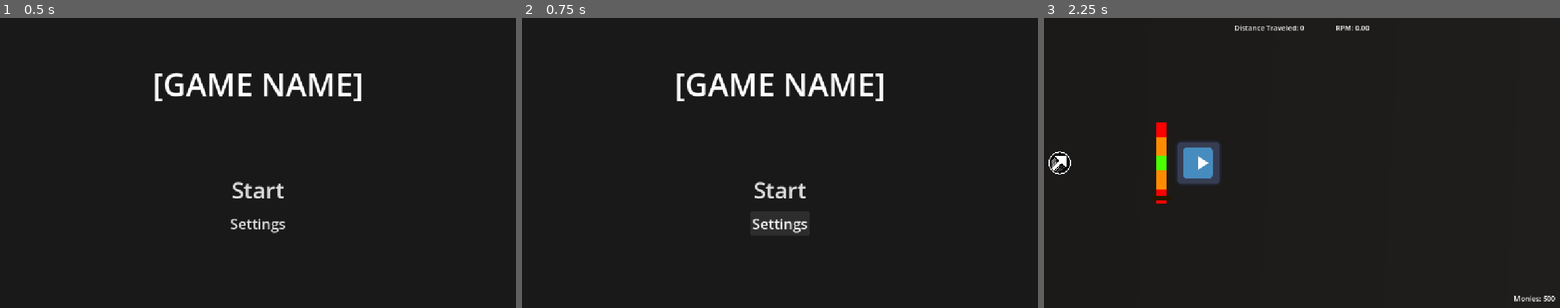
Above: before the commit, frames 1-3 (left to right).
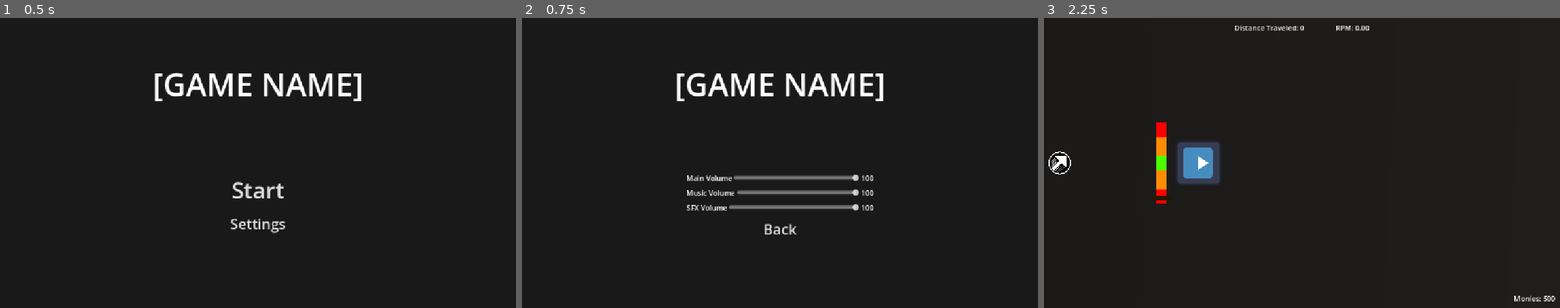
Above: after the commit, the same moments.

Repository: ryder-james/AVerySeriousGameJam
Game: Godot game, scene res://ui/main_menu.tscn
Same seed, same stepped clock (60 frames per second), same inputs: the game is played once before the commit and once after it. The engine's default icon, where the game draws it, is replaced by a stand-in: a white triangle on a blue panel in a dark square. Sound files missing from this copy of the repository are replaced by a short silence.
Inputs:
- Up to frame 1 (0.5 s): no input
- Up to frame 2 (0.75 s): click "Settings" at 0.5 s
- Up to frame 3 (2.25 s): click "Settings" (after the commit: "Back") at 1.25 s; click "Start" at 2 s

Frame 1 is identical in both runs. In frame 2, 2.0% of the frame differs, in the area x 31-69%, y 54-75%; in frame 3, nothing differs.

Commit message:
feat: Add volume sliders

Diff:
--- a/audio/main_bus.tres
+++ b/audio/main_bus.tres
@@ -5,7 +5,7 @@
 bus/1/solo = false
 bus/1/mute = false
 bus/1/bypass_fx = false
-bus/1/volume_db = -12.984423
+bus/1/volume_db = -6.0362597
 bus/1/send = &"Master"
 bus/2/name = &"Sound FX"
 bus/2/solo = false
--- a/project.godot
+++ b/project.godot
@@ -14,6 +14,10 @@
 run/main_scene="uid://djx0audro2pmg"
 config/features=PackedStringArray("4.7", "GL Compatibility")
 config/icon="res://icon.svg"
+
+[audio]
+
+buses/default_bus_layout="uid://dnydpbyx7janj"
 
 [autoload]
 
--- a/ui/main_menu.gd
+++ b/ui/main_menu.gd
@@ -2,12 +2,13 @@
 
 func _ready():
 	%Start.pressed.connect(_start)
-	%Settings.pressed.connect(_show_settings)
+	%Settings.pressed.connect(_show_settings.bind(true))
+	%Back.pressed.connect(_show_settings.bind(false))
 
 func _start() -> void:
 	Game.goto_game()
 
 
-func _show_settings():
-	#TODO: Make settings sub menu visible, hide other buttons, add settings
-	return
+func _show_settings(show: bool):
+	%MainButtons.visible = not show
+	%SettingsContainer.visible = show
--- a/ui/main_menu.tscn
+++ b/ui/main_menu.tscn
@@ -1,6 +1,7 @@
 [gd_scene format=3 uid="uid://djx0audro2pmg"]
 
 [ext_resource type="Script" uid="uid://cp3tostk70tky" path="res://ui/main_menu.gd" id="1_t7e0r"]
+[ext_resource type="PackedScene" uid="uid://cwy1lpyhcr7u6" path="res://ui/volume_slider.tscn" id="2_0dkrt"]
 
 [node name="MainMenu" type="Node2D" unique_id=394547681]
 script = ExtResource("1_t7e0r")
@@ -28,19 +29,49 @@
 theme_override_font_sizes/font_size = 70
 text = "[GAME NAME]"
 
-[node name="VBoxContainer" type="VBoxContainer" parent="CanvasLayer/MarginContainer/VBoxContainer" unique_id=397214826]
+[node name="MainButtons" type="VBoxContainer" parent="CanvasLayer/MarginContainer/VBoxContainer" unique_id=397214826]
+unique_name_in_owner = true
 layout_mode = 2
 size_flags_horizontal = 4
 theme_override_constants/separation = 10
 
-[node name="Start" type="Button" parent="CanvasLayer/MarginContainer/VBoxContainer/VBoxContainer" unique_id=560747583]
+[node name="Start" type="Button" parent="CanvasLayer/MarginContainer/VBoxContainer/MainButtons" unique_id=560747583]
 unique_name_in_owner = true
 layout_mode = 2
 theme_override_font_sizes/font_size = 50
 text = "Start"
 
-[node name="Settings" type="Button" parent="CanvasLayer/MarginContainer/VBoxContainer/VBoxContainer" unique_id=2000951847]
+[node name="Settings" type="Button" parent="CanvasLayer/MarginContainer/VBoxContainer/MainButtons" unique_id=2000951847]
 unique_name_in_owner = true
 layout_mode = 2
 theme_override_font_sizes/font_size = 32
 text = "Settings"
+
+[node name="SettingsContainer" type="VBoxContainer" parent="CanvasLayer/MarginContainer/VBoxContainer" unique_id=1800669200]
+unique_name_in_owner = true
+visible = false
+layout_mode = 2
+size_flags_horizontal = 4
+theme_override_constants/separation = 10
+
+[node name="MainVolumeSlider" parent="CanvasLayer/MarginContainer/VBoxContainer/SettingsContainer" unique_id=654478040 instance=ExtResource("2_0dkrt")]
+layout_mode = 2
+slider_name = "Main Volume"
+bus = &"Master"
+
+[node name="MusicVolume" parent="CanvasLayer/MarginContainer/VBoxContainer/SettingsContainer" unique_id=313363760 instance=ExtResource("2_0dkrt")]
+layout_mode = 2
+slider_name = "Music Volume"
+bus = &"Music"
+base_db_offset = -6.0
+
+[node name="SFXVolume" parent="CanvasLayer/MarginContainer/VBoxContainer/SettingsContainer" unique_id=843530657 instance=ExtResource("2_0dkrt")]
+layout_mode = 2
+slider_name = "SFX Volume"
+bus = &"Sound FX"
+
+[node name="Back" type="Button" parent="CanvasLayer/MarginContainer/VBoxContainer/SettingsContainer" unique_id=1766744566]
+unique_name_in_owner = true
+layout_mode = 2
+theme_override_font_sizes/font_size = 32
+text = "Back"
--- /dev/null
+++ b/ui/volume_slider.gd
@@ -0,0 +1,29 @@
+@tool
+extends HBoxContainer
+
+@export var slider_name: String
+@export var bus: StringName
+
+
+@onready var _label: Label = %Label
+@onready var _slider: HSlider = %HSlider
+@onready var _num_label: Label = %NumLabel
+@onready var _bus_idx: int = AudioServer.get_bus_index(bus)
+
+
+func _ready() -> void:
+	if Engine.is_editor_hint():
+		return
+
+	_label.text = slider_name
+	_slider.value_changed.connect(func(new_value: float) -> void:
+			AudioServer.set_bus_volume_linear(_bus_idx, new_value)
+			_num_label.text = str(new_value * 100.0)
+	)
+
+
+func _process(_delta: float) -> void:
+	if not Engine.is_editor_hint():
+		return
+
+	_label.text = slider_name
--- /dev/null
+++ b/ui/volume_slider.tscn
@@ -0,0 +1,30 @@
+[gd_scene format=3 uid="uid://cwy1lpyhcr7u6"]
+
+[ext_resource type="Script" uid="uid://cpv251cp6sewe" path="res://ui/volume_slider.gd" id="1_dmp5s"]
+
+[node name="MainVolumeSlider" type="HBoxContainer" unique_id=654478040]
+script = ExtResource("1_dmp5s")
+
+[node name="Label" type="Label" parent="." unique_id=689744392]
+unique_name_in_owner = true
+layout_mode = 2
+size_flags_horizontal = 3
+size_flags_stretch_ratio = 0.25
+
+[node name="HSlider" type="HSlider" parent="." unique_id=1291536194]
+unique_name_in_owner = true
+custom_minimum_size = Vector2(272.965, 0)
+layout_mode = 2
+size_flags_horizontal = 3
+size_flags_vertical = 4
+size_flags_stretch_ratio = 4.0
+max_value = 1.0
+step = 0.01
+value = 1.0
+
+[node name="NumLabel" type="Label" parent="." unique_id=978146328]
+unique_name_in_owner = true
+layout_mode = 2
+size_flags_horizontal = 3
+size_flags_stretch_ratio = 0.25
+text = "100"
Not shown, added: ui/volume_slider.gd.uid
